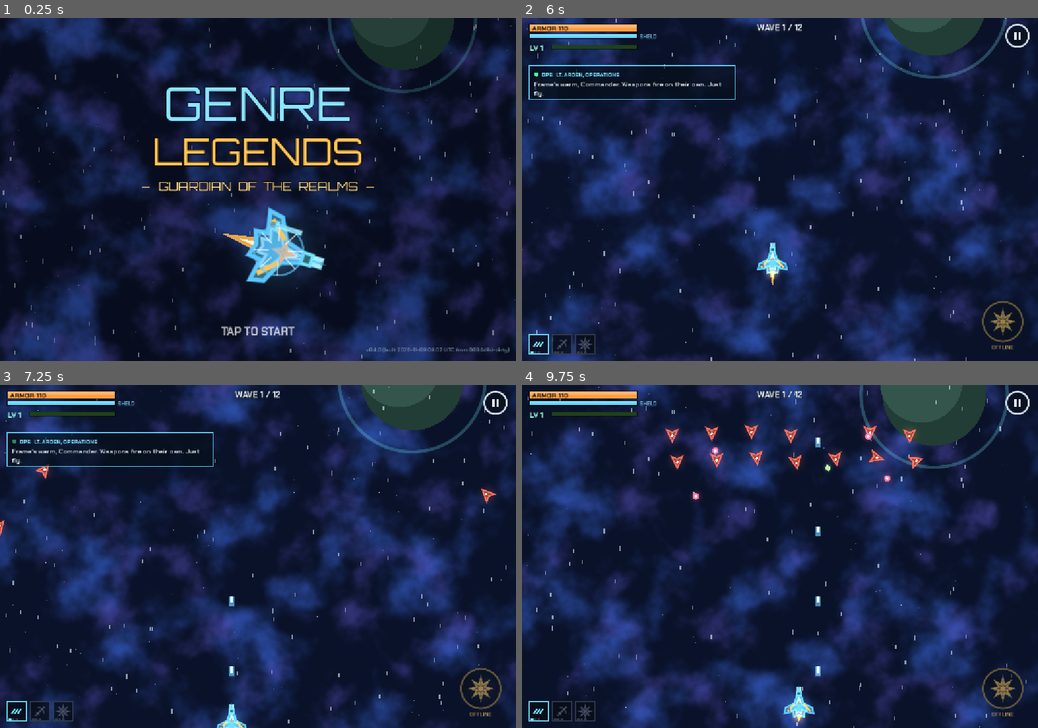
Above: before the commit, frames 1-4 (two rows, left to right).
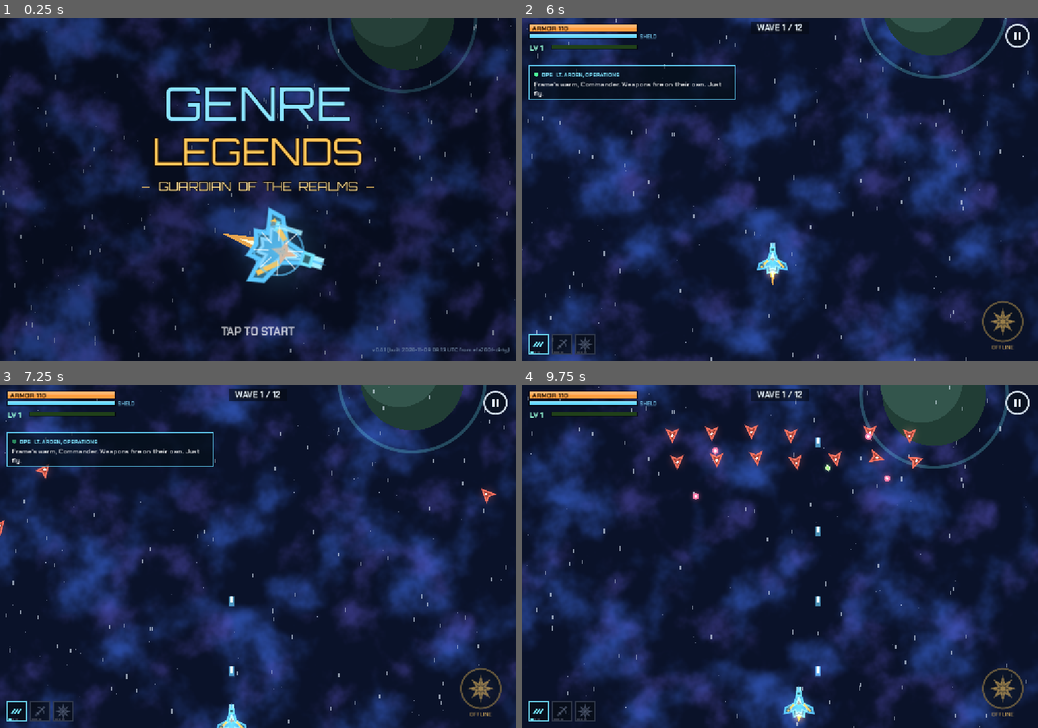
Above: after the commit, the same moments.

Repository: heromedel/Genre-Legends
Game: Godot game, scene res://scenes/main.tscn
The game is run twice, just before and just after one commit, with the same random seed, the same clock (stepped at 60 frames per second) and the same inputs.
Inputs (mouse positions are in pixels of both pictures, inside the frame that each line leads up to):
- Up to frame 1 (0.25 s): no input
- Up to frame 2 (6 s): tap Enter at 0.5 s; drag from (780, 189) to (831, 114) at 0.52 s; drag from (676, 206) to (754, 258) at 1.27 s; click "LAUNCH" at 2 s; move the mouse to (780, 189) at 2.77 s; hold D (move_right) 2.78-3.5 s; hold J (fire) 2.78-3.5 s; click (780, 189) at 2.92 s; tap Space (special) at 3.05, 4.25, 4.55 s; drag from (754, 258) to (625, 138) at 3.52 s; move the mouse to (934, 240) at 4.27 s; hold A (move_left) 4.28-5 s; tap Shift at 4.35 s; drag from (625, 138) to (702, 103) at 5.02 s; move the mouse to (805, 189) at 5.77 s; hold S (move_down) from 5.78 s (still down); tap Z at 5.85 s; click (805, 189) at 5.92 s
- Up to frame 3 (7.25 s): tap Space (special) at 6.05 s; release S (move_down) at 6.5 s; drag from (180, 470) to (154, 573) at 6.52 s
- Up to frame 4 (9.75 s): move the mouse to (893, 539) at 7.27 s; hold W (move_up) 7.28-8 s; tap Space (special) at 7.35, 8.85 s; drag from (676, 573) to (754, 625) at 8.02 s; move the mouse to (831, 481) at 8.77 s; hold S (move_down) 8.78-9.5 s; drag from (754, 625) to (625, 505) at 9.52 s

The runs differ from the first frame. In frame 1, 0.1% of the frame differs, in the area x 71-96%, y 96-98%; in frame 2, less than 0.1%; in frame 3, 0.1%; in frame 4, 0.3%, in the area x 44-56%, y 1-5%.

Commit message:
0.4.1: Resonance you can see and feel; boss banners clear of the boss
- Resonance (GDD 9H): unlock cards wear the element's colour and a RESONANCE
  badge; picking one holds the action on a splash naming the tier and what it
  does; the frame glows per tier. Capacitor Discharge, Chain Reaction and
  Splinter Rounds replace the flat tier IIs; tier I is stronger.
- Banners in a boss fight take the band clear of the boss and the player;
  wave banners are skipped mid-fight; the objective has a dark plate.
  Banners queued behind a card screen now wait instead of being lost.
- Build panel fusion lines say when a Mk cap blocks level 5.
- Rules checks for the three reworked tiers.

Co-Authored-By: Claude Opus 5.5 <noreply@anthropic.com>
Claude-Session: https://claude.ai/code/session_01TQ4qhv27AYaLAtPddeVQN1

Diff:
--- a/scripts/core/build_info.gd
+++ b/scripts/core/build_info.gd
@@ -1,9 +1,9 @@
 class_name BuildInfo
 ## Written by tools/export_web.sh on every export. Do not edit by hand.
 
-const VERSION := "0.4.0"
-const BUILT := "2026-11-09 08:02 UTC"
-const COMMIT := "0634d8d-dirty"
+const VERSION := "0.4.1"
+const BUILT := "2026-11-09 08:13 UTC"
+const COMMIT := "efa760f-dirty"
 
 
 static func label() -> String:
--- a/scripts/view/build_panel.gd
+++ b/scripts/view/build_panel.gd
@@ -88,13 +88,23 @@
 			continue
 		var parts := []
 		for needed in needs:
-			parts.append("%s %s" % [TechData.TECH[needed]["name"], ("%d/%d" % [run.level_of(needed), TechData.MAX_LEVEL]) if run.loadout.has(needed) else "(not equipped)"])
+			parts.append("%s %s" % [TechData.TECH[needed]["name"], _fusion_progress(run, needed)])
 		lines.append(["%s: %s" % [fusion["name"], " + ".join(parts)], Color(0.8, 0.65, 1.0)])
 	if lines.is_empty():
 		return
 	column.add_child(UiKit.label("FUSIONS (both tech at level 5)", 15, Art.GOLD, "bold"))
 	for line in lines:
 		column.add_child(UiKit.wrapped(line[0], 13, line[1]))
+
+
+## How far a tech is toward fusing: its level out of 5, or why it can't get there in this mission.
+static func _fusion_progress(run: RunState, tech_id: String) -> String:
+	if not run.loadout.has(tech_id):
+		return "(not equipped)"
+	var cap: int = run.tech_cap.get(tech_id, 3)
+	if cap < TechData.MAX_LEVEL:
+		return "%d/%d (needs a higher Mk from R&D)" % [run.level_of(tech_id), TechData.MAX_LEVEL]
+	return "%d/%d" % [run.level_of(tech_id), TechData.MAX_LEVEL]
 
 
 static func _field_section(column: VBoxContainer, run: RunState) -> void:
--- a/scripts/view/frame_art.gd
+++ b/scripts/view/frame_art.gd
@@ -24,7 +24,14 @@
 	# Resonance tints the trim toward its element as tiers come online (GDD 11F).
 	var resonance: Array = state.get("resonance", [])
 	if not resonance.is_empty() and int(resonance[1]) > 0:
-		trim = trim.lerp(TechData.ELEMENT_COLORS[resonance[0]], 0.25 + 0.2 * int(resonance[1]))
+		var tier := int(resonance[1])
+		var element_color: Color = TechData.ELEMENT_COLORS[resonance[0]]
+		trim = trim.lerp(element_color, minf(0.35 + 0.25 * tier, 1.0))
+		# A glow around the frame that grows with each tier, so you can see your Resonance in the fight.
+		var pulse := 0.75 + 0.25 * sin(time * 4.0)
+		Art.draw_glow(ci, at, (30.0 + 10.0 * tier) * state.get("scale", 1.3), Art.with_alpha(element_color, 0.12 * tier * pulse))
+		if tier >= 3:
+			Art.dashed_circle(ci, at, 34.0 * state.get("scale", 1.3), Art.with_alpha(element_color, 0.5 * pulse), 2.0, 10, time * 1.5)
 	if state.get("flash", 0.0) > 0.0:
 		hull = hull.lerp(Color.WHITE, 0.7)
 	var scale: float = state.get("scale", 1.3)
--- a/scripts/view/hud.gd
+++ b/scripts/view/hud.gd
@@ -79,16 +79,20 @@
 	flash_amount = maxf(flash_amount - delta * 2.5, 0.0)
 	damage_vignette = maxf(damage_vignette - delta * 2.0, 0.0)
 	warning_time = maxf(warning_time - delta, 0.0)
-	if not covered:
-		radio_time = maxf(radio_time - delta, 0.0)
-	if banner_time > 0.0 and not covered:
+	queue_redraw()
+	# While a card or crate screen is up, the radio and banners wait underneath, unseen and unspent.
+	if covered:
+		return
+	radio_time = maxf(radio_time - delta, 0.0)
+	if banner_time > 0.0:
 		banner_time -= delta
 	elif not banners.is_empty():
 		current_banner = banners.pop_front()
 		banner_time = 1.2
+		# Its band is picked once, as it appears, so it doesn't jump when the boss moves.
+		current_banner["y"] = _banner_height(get_viewport_rect().size) if mission != null else 220.0
 	else:
 		current_banner = {}
-	queue_redraw()
 
 
 func _draw() -> void:
@@ -126,6 +130,10 @@
 		objective = ""
 	var shown_boss := mission.stage.active_boss()
 	if shown_boss == null or shown_boss.entering:
+		# A dark plate behind it, so over a boss's hull it still reads as HUD, not as part of the boss.
+		if objective != "":
+			var text_width := font_bold.get_string_size(objective.to_upper(), HORIZONTAL_ALIGNMENT_LEFT, -1, 20).x
+			draw_rect(Rect2(Vector2((screen.x - text_width) * 0.5 - 14, 10), Vector2(text_width + 28, 28)), Color(0.02, 0.04, 0.08, 0.6))
 		draw_string_outline(font_bold, Vector2(0, 30), objective.to_upper(), HORIZONTAL_ALIGNMENT_CENTER, screen.x, 20, 5, Color(0, 0, 0, 0.7))
 		draw_string(font_bold, Vector2(0, 30), objective.to_upper(), HORIZONTAL_ALIGNMENT_CENTER, screen.x, 20, Color(0.9, 0.95, 1.0))
 	else:
@@ -262,14 +270,28 @@
 	var t := 1.2 - banner_time
 	var slide := ease(clampf(t / 0.2, 0.0, 1.0), 0.3)
 	var fade := clampf(banner_time / 0.3, 0.0, 1.0)
-	# Banners sit below the HUD bars and the radio box, so nothing piles up at the top (0.2.2 cold review).
-	var y := maxf(screen.y * 0.3, 220.0)
+	var y: float = current_banner["y"]
 	var band := Rect2(Vector2(0, y - 26), Vector2(screen.x, 36))
 	draw_rect(band, Color(0, 0, 0, 0.62 * fade))
 	draw_line(band.position, band.position + Vector2(screen.x * slide, 0), Art.with_alpha(color, fade), 2.0)
 	draw_line(band.end - Vector2(screen.x * slide, 0), band.end, Art.with_alpha(color, fade), 2.0)
 	draw_string_outline(font_title, Vector2(0, y), current_banner["text"], HORIZONTAL_ALIGNMENT_CENTER, screen.x, 22, 9, Color(0, 0, 0, fade))
 	draw_string(font_title, Vector2(0, y), current_banner["text"], HORIZONTAL_ALIGNMENT_CENTER, screen.x, 22, Art.with_alpha(color.lightened(0.55), fade))
+
+
+## Banners sit below the HUD bars and the radio box, so nothing piles up at the top (0.2.2 cold review).
+## In a boss fight they take whichever band, upper or lower, is further from both the boss and you,
+## so they never cut through either (0.4 cold review).
+func _banner_height(screen: Vector2) -> float:
+	var upper := maxf(screen.y * 0.3, 220.0)
+	var boss := mission.stage.active_boss()
+	if boss == null:
+		return upper
+	var lower := screen.y * 0.66
+	var boss_y := (world_to_screen * boss.origin).y
+	var player_y := (world_to_screen * mission.player.pos).y
+	var clearance := func(band_y: float) -> float: return minf(absf(band_y - boss_y), absf(band_y - player_y))
+	return upper if clearance.call(upper) >= clearance.call(lower) else lower
 
 
 ## The shooter-genre boss intro: flashing red WARNING with hazard stripes and the boss's name.
--- a/scripts/view/mission_view.gd
+++ b/scripts/view/mission_view.gd
@@ -252,7 +252,8 @@
 			"resonance":
 				pending_splashes.append(event)
 			"wave":
-				if event["index"] > 1:
+				# Mid-fight, a wave count is just noise over the boss (0.4 cold review).
+				if event["index"] > 1 and mission.stage.active_boss() == null:
 					hud.show_banner("WAVE %d" % event["index"], "cyan")
 
 
--- a/tests/test_rules.gd
+++ b/tests/test_rules.gd
@@ -22,6 +22,7 @@
 	_offers()
 	_build_022()
 	_build_03()
+	_resonance_tiers()
 	print("%d checks, %d failed" % [checks, failures])
 	quit(1 if failures > 0 else 0)
 
@@ -317,3 +318,37 @@
 	check(next is CorridorStage and next.short_stage, "a planet dives into a short Corridor Run")
 	for tech_id in ["option_pods", "soul_lantern", "ion_cannon", "thruster_explosion"]:
 		check(TechData.TECH.has(tech_id), "%s exists" % tech_id)
+
+
+## Build 0.4.1: the reworked Resonance tiers do what their cards say.
+func _resonance_tiers() -> void:
+	# Chain Reaction (Explosive II): what a blast kills goes off a beat later and catches the next in line.
+	var world := _test_mission("star_cluster").world
+	world.enemies.clear()
+	world.resonance["explosive"] = 2
+	var first := world.spawn_enemy("dart", Vector2(400, 300))
+	var second := world.spawn_enemy("dart", Vector2(460, 300))
+	world.explode(Vector2(370, 300), 40.0, 999.0, "test", Color.WHITE)
+	check(first.dead and not second.dead and world.chain_blasts.size() == 1, "Chain Reaction queues a blast where the kill was")
+	world.update_chain_blasts(0.2)
+	check(second.dead, "Chain Reaction's blast catches the next enemy")
+	# Splinter Rounds (Kinetic II): a shot that has flown a while bursts into two fragments on its first hit.
+	world = _test_mission("star_cluster").world
+	world.enemies.clear()
+	world.resonance["kinetic"] = 2
+	var target := world.spawn_enemy("splitter", Vector2(600, 300))
+	target.hp = 9999.0
+	var shot := world.player_shot(Vector2(590, 300), Vector2(600, 0), 5.0, "pulse_driver", "bolt", Color.WHITE)
+	shot.age = 0.5
+	var before := world.player_shots.size()
+	world.update_player_shots(World.DT)
+	check(world.player_shots.size() == before + 2, "Splinter Rounds burst into two fragments")
+	# Capacitor Discharge (Energy II): a breaking shield strikes nearby enemies.
+	world = _test_mission("star_cluster").world
+	world.enemies.clear()
+	world.resonance["energy"] = 2
+	var near := world.spawn_enemy("splitter", world.player.pos + Vector2(120, 0))
+	var near_hp := near.hp
+	world.player.shield = 5.0
+	world.damage_player(20.0, "test")
+	check(near.hp < near_hp, "Capacitor Discharge strikes when the shield breaks")
Not shown, changed: docs/GAME_DESIGN.md
Not shown, changed: docs/REVIEW_LOG.md
Not shown, changed: docs/ROADMAP.md
Not shown, changed: play/index.pck
